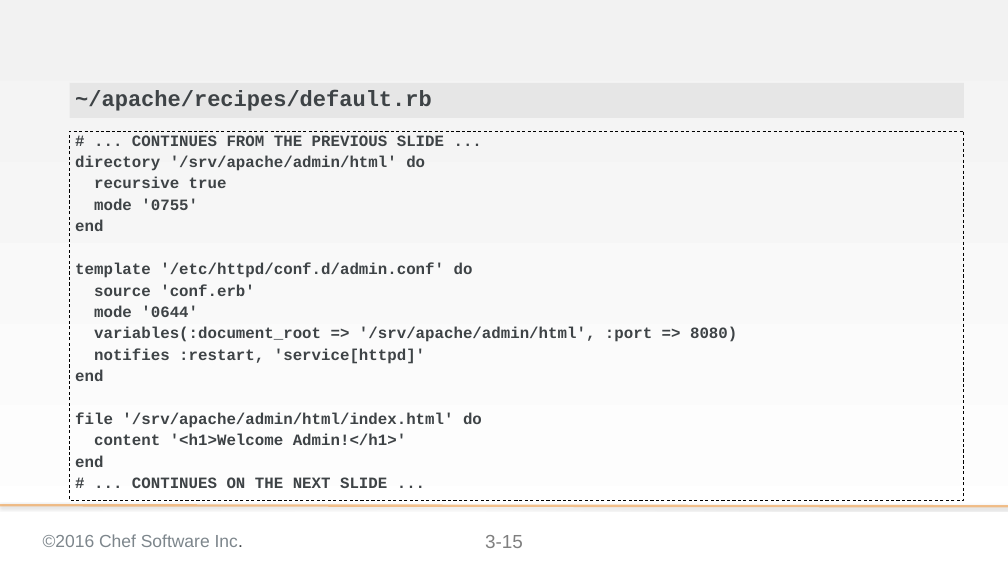
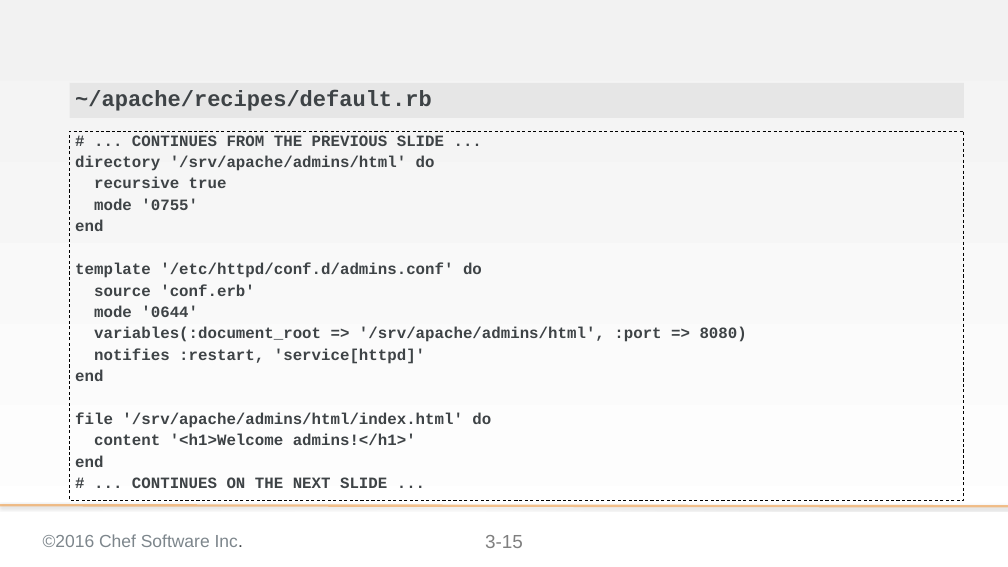
Before and after one commit to chef-training/extending_cookbooks, a slide deck: slide 15 of 03-creating_a_custom_resource-linux.pptx. Drawn at 1008x567 pixels with LibreOffice and Linux fonts; fonts in the diff are those of the drawing; background and template pictures are left out. Boxes give left, top, right and bottom in pixels: in the first picture for what was removed or moved away, otherwise in the second. Text is boxed around its words. In the diff, an @@ line names an element or a change of style, - is before the commit and + after.

```diff
--- a/03-creating_a_custom_resource-linux.pptx
+++ b/03-creating_a_custom_resource-linux.pptx
@@ text at [75,155,435,171]: text changed @@
-directory '/srv/apache/admin/html' do
+directory '/srv/apache/admins/html' do
@@ text at [75,262,482,278]: text changed @@
-template '/etc/httpd/conf.d/admin.conf' do
+template '/etc/httpd/conf.d/admins.conf' do
@@ text at [94,327,747,342]: text changed @@
-variables(:document_root => '/srv/apache/admin/html', :port => 8080)
+variables(:document_root => '/srv/apache/admins/html', :port => 8080)
@@ text at [75,412,491,445]: text changed @@
-file '/srv/apache/admin/html/index.html' do
-content '<h1>Welcome Admin!</h1>'
+file '/srv/apache/admins/html/index.html' do
+content '<h1>Welcome admins!</h1>'
```
Also in this commit, not shown: 29 other slides changed, 12 slides added, 2 slides removed.
